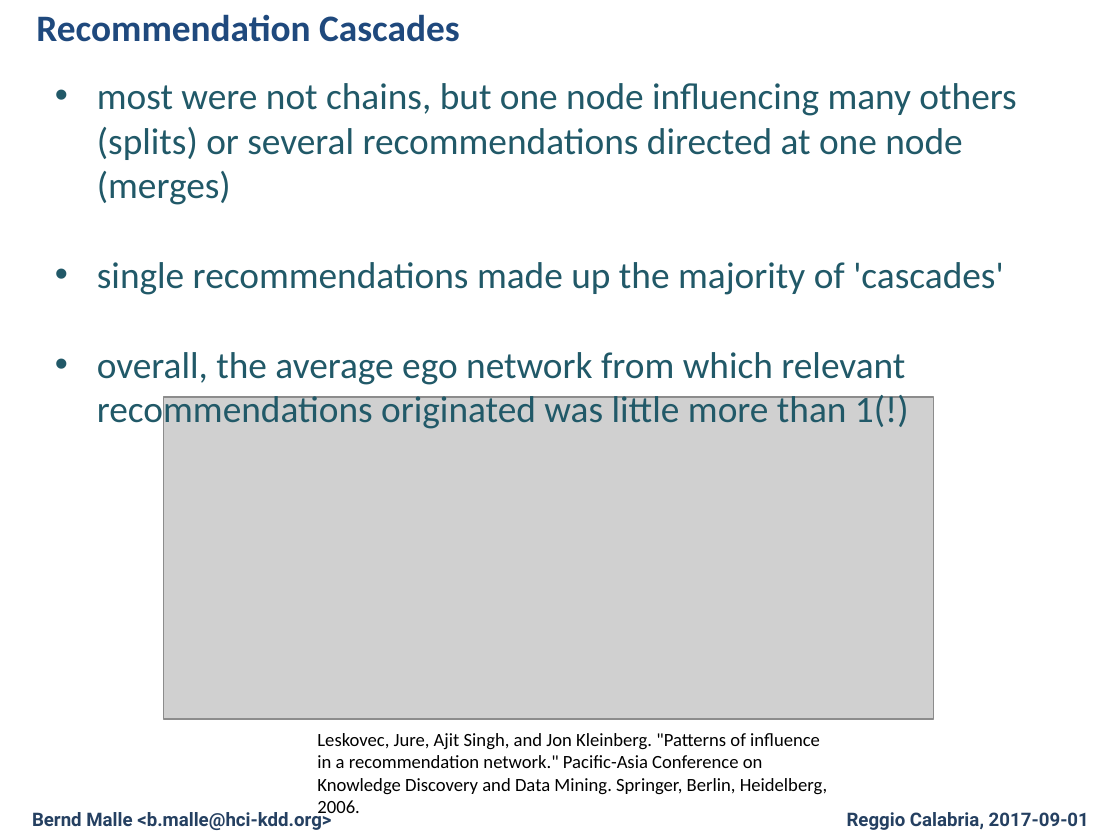
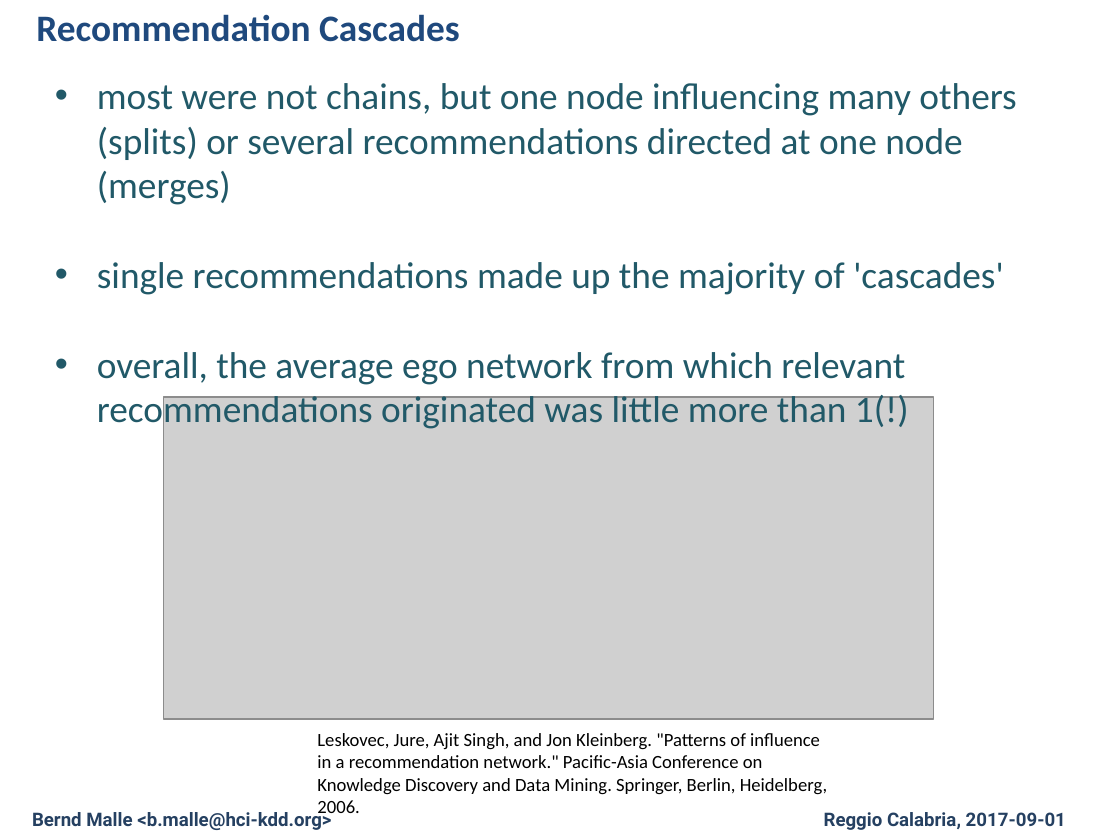
Before and after one commit to cassinius/phd-presentations, a slide deck: slide 4 of 2017/CD-MAKE_2017/Fed/Federated_Learning_Local_Sphere.pptx. Drawn at 1120x840 pixels with LibreOffice and Linux fonts; fonts in the diff are those of the drawing; grey boxes stand for pictures; background and template pictures are left out. Boxes give left, top, right and bottom in pixels: in the first picture for what was removed or moved away, otherwise in the second. Text is boxed around its words. In the diff, an @@ line names an element or a change of style, - is before the commit and + after.

```diff
--- a/2017/CD-MAKE_2017/Fed/Federated_Learning_Local_Sphere.pptx
+++ b/2017/CD-MAKE_2017/Fed/Federated_Learning_Local_Sphere.pptx
@@ text "Reggio Calabria, 2017-09-01": place and size @@
-text "Reggio Calabria, 2017-09-01" at box(847, 812, 1089, 830)
+text "Reggio Calabria, 2017-09-01" at box(824, 812, 1066, 830)
```
Also in this commit, not shown: 15 other slides changed, 1 other file.
